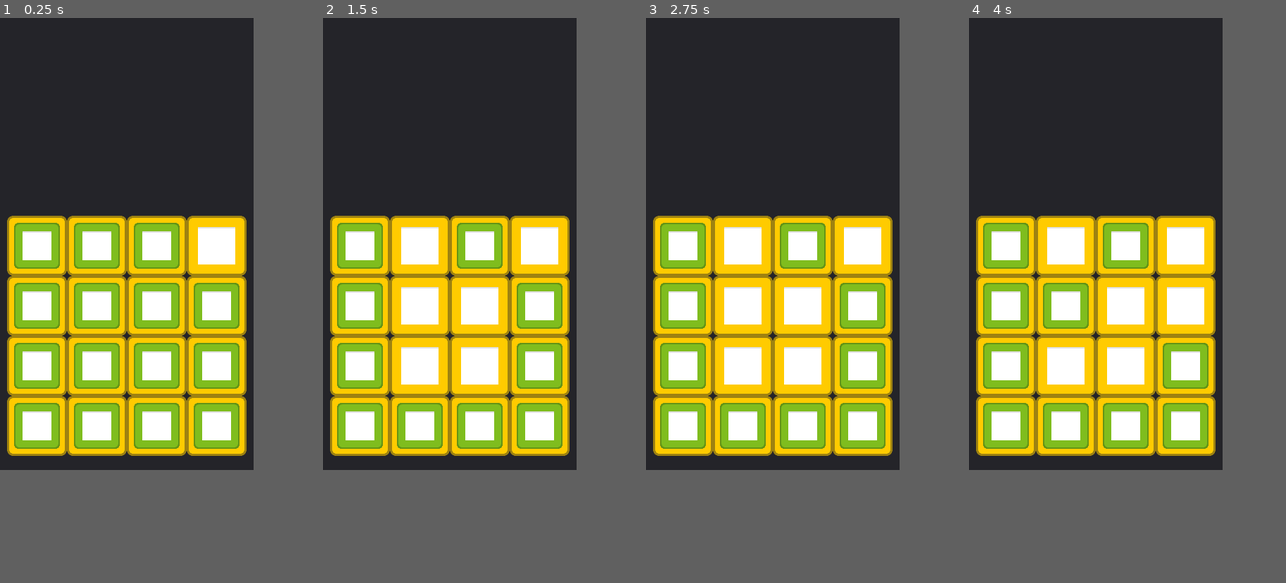
Above: before the commit, frames 1-4 (left to right).
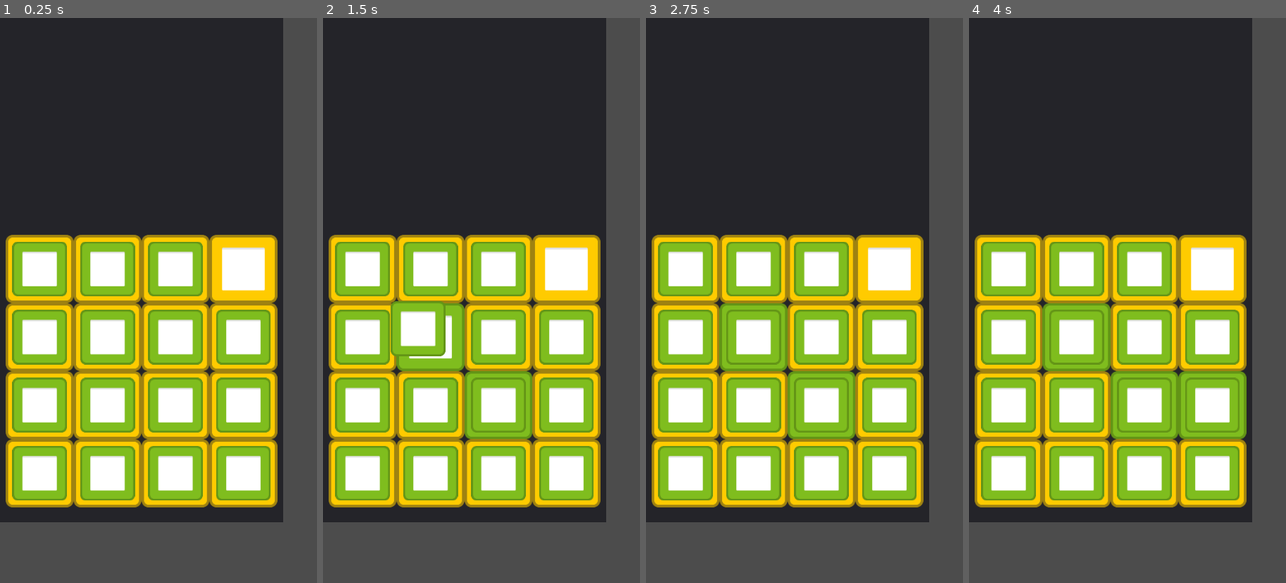
Above: after the commit, the same moments.

Repository: mahe-appkey/appkey_coolLine
Game: Godot game, scene res://tes_2/node/main.tscn
Two runs of this game, one before a commit and one after it. Both use one fixed random seed, a clock stepped at 60 frames per second and the inputs below. The project has no main scene, so this scene is started directly.
Inputs (mouse positions are in pixels of both pictures, inside the frame that each line leads up to):
- Up to frame 1 (0.25 s): no input
- Up to frame 2 (1.5 s): tap Enter at 0.5 s; move the mouse to (449, 334) at 0.52 s; hold Z 0.53-1.28 s; click (449, 334) at 0.67 s; tap Space at 1.25 s; move the mouse to (399, 266) at 1.27 s; tap Z at 1.35 s; click (399, 266) at 1.42 s
- Up to frame 3 (2.75 s): tap Enter at 2 s; move the mouse to (798, 142) at 2.02 s; hold Z from 2.03 s (still down); click (798, 142) at 2.17 s
- Up to frame 4 (4 s): tap Space at 2.75 s; move the mouse to (1083, 334) at 2.77 s; release Z at 2.78 s; tap Z at 2.85 s; click (1083, 334) at 2.92 s; tap Enter at 3.5 s; move the mouse to (1171, 311) at 3.52 s; hold Z from 3.53 s (still down); click (1171, 311) at 3.67 s
In our replay, the window is 360x640 before the commit and 450x800 after it. These sizes can differ from the game's own. Grey fills any space a smaller window leaves; there, only what the larger window draws over its background counts as a difference.

The runs differ from the first frame. In frame 1, 46% of the frame differs, in the area x 0-90%, y 0-90%; in frame 2, 46%; in frame 3, 46%; in frame 4, 46%.

Commit message:
update
- add drag n drop
- change the resolution

Diff:
--- a/project.godot
+++ b/project.godot
@@ -20,8 +20,8 @@
 
 [display]
 
-window/size/width=360
-window/size/height=640
+window/size/width=504
+window/size/height=896
 window/handheld/orientation="portrait"
 window/stretch/mode="2d"
 window/stretch/aspect="keep"
--- a/tes_2/node/main.tscn
+++ b/tes_2/node/main.tscn
@@ -1,25 +1,28 @@
-[gd_scene load_steps=2 format=2]
+[gd_scene load_steps=3 format=2]
 
-[ext_resource path="res://tes_2/script/tile_container.gd" type="Script" id=1]
+[ext_resource path="res://tes_2/script/dynamic_panel.gd" type="Script" id=1]
+[ext_resource path="res://tes_2/script/tile_container.gd" type="Script" id=2]
 
 [node name="Node" type="Node"]
 
 [node name="Panel" type="Panel" parent="."]
 show_behind_parent = true
-margin_right = 360.0
-margin_bottom = 640.0
+grow_horizontal = 0
+grow_vertical = 0
+size_flags_horizontal = 3
+size_flags_vertical = 3
+script = ExtResource( 1 )
 
 [node name="tile_container" type="GridContainer" parent="Panel"]
 anchor_left = 0.5
 anchor_top = 0.5
 anchor_right = 0.5
 anchor_bottom = 0.5
-margin_left = -170.0
-margin_top = -40.0
-margin_right = -170.0
-margin_bottom = -40.0
-rect_clip_content = true
+grow_horizontal = 2
+grow_vertical = 2
+size_flags_horizontal = 3
+size_flags_vertical = 3
 custom_constants/vseparation = 0
 custom_constants/hseparation = 0
 columns = 4
-script = ExtResource( 1 )
+script = ExtResource( 2 )
--- a/tes_2/script/disk_class.gd
+++ b/tes_2/script/disk_class.gd
@@ -9,21 +9,31 @@
 var rot_amount = 45
 var rot_speed = 1
 var rot_time = 3
+var widnhei= ((OS.get_window_size().x)/4)-25
 
 func _init(diskName,diskTexture, diskSlot,diskType):
 	name = diskName
 	self.diskType = diskType
-	texture = diskTexture
+	texture = resize_img(diskTexture,widnhei)
 	self.diskSlot = diskSlot
 
+func resize_img(img_texture,w):
+	var img = img_texture.get_data()
+	img.resize(w,w)
+	var new_tex = ImageTexture.new()
+	new_tex.create_from_image(img)
+	return new_tex
+
 func _ready():
-	var disk_scale = get_parent().get_rect().size/(2*180)
-	self.scale = disk_scale
+#	var disk_scale = get_parent().get_rect().size/(2*180)
+#	self.scale = disk_scale
 	self.set_centered(true)
+	re_position()
+	self.set_rotation(deg2rad(0))
+#	print("sprite texture height: ", self.get_texture().get_height())
+func re_position():
 	self.position.x=get_parent().get_rect().size.x/2
 	self.position.y=get_parent().get_rect().size.y/2
-	self.set_rotation(deg2rad(0))
-
 func rotate_disk():
 	var irot = 0.0
 	if abs(angle_rot) == 360:
@@ -44,15 +54,6 @@
 ##		print("mouse_click")
 #		self.rotate_disk()
 
-func pickDisk():
-	picked = true
-	pass
-
-func putDisk():
-	picked = false
-	pass
-
-
 # Declare member variables here. Examples:
 # var a = 2
 # var b = "text"
--- /dev/null
+++ b/tes_2/script/dynamic_panel.gd
@@ -0,0 +1,22 @@
+extends Panel
+
+# Declare member variables here. Examples:
+# var a = 2
+# var b = "text"
+var panel_x = OS.get_window_size().x
+var panel_y = OS.get_window_size().y
+
+func _init():
+	self.rect_size.x = panel_x
+	self.rect_size.y = panel_y
+	print("panel x: ",panel_x)
+	print("panel y: ",panel_y)
+	print("rect panel x: ",self.rect_size.x)
+	print("rect panel y: ",self.rect_size.y)
+# Called when the node enters the scene tree for the first time.
+func _ready():
+	pass # Replace with function body.
+
+# Called every frame. 'delta' is the elapsed time since the previous frame.
+#func _process(delta):
+#	pass
--- a/tes_2/script/tile_class.gd
+++ b/tes_2/script/tile_class.gd
@@ -4,8 +4,9 @@
 var disk = null
 #var sprite_img_class = preload("res://tes_2/script/tile_sprite.gd")
 var sprite_img_texture = preload("res://tes_2/img/backtile_default2.png")
+var sprite_img_texture_clear = preload("res://tes_2/img/backtile_select2.png")
 # width and height of texture for tile
-var widnhei= ((OS.get_window_size().x)/4)-5
+var widnhei= ((OS.get_window_size().x)/4)-(OS.get_window_size().x/120)
 
 
 func resize_img(img_texture,w):
@@ -14,6 +15,14 @@
 	var new_tex = ImageTexture.new()
 	new_tex.create_from_image(img)
 	return new_tex
+
+func clear_tile():
+	var sprite_img = resize_img(sprite_img_texture_clear,widnhei)
+	self.set_texture(sprite_img)
+
+func reset_tile():
+	var sprite_img = resize_img(sprite_img_texture,widnhei)
+	self.set_texture(sprite_img)
 
 func _init(slotIndex):
 	var sprite_img = resize_img(sprite_img_texture,widnhei)
@@ -26,19 +35,10 @@
 	add_child(newDisk)
 	disk = newDisk
 	disk.diskSlot = self
+	disk.re_position()
 
-func pickDisk():
-	disk.pickDisk()
+func removeDisk():
 	remove_child(disk)
-	get_parent().get_parent().add_child(disk)
-	disk = null
-
-func putDisk(newDisk):
-	disk = newDisk
-	disk.diskSlot = self
-	disk.putDisk()
-	get_parent().get_parent().remove_child(disk)
-	add_child(disk)
 
 # Called when the node enters the scene tree for the first time.
 func _ready():
--- a/tes_2/script/tile_container.gd
+++ b/tes_2/script/tile_container.gd
@@ -2,7 +2,14 @@
 
 var tile_arr = Array()
 var disk_arr = Array()
+var hold_disk = null
+var original_disk_position
+var can_grab
+var grabbed_offset = Vector2()
+var clicked_tile
 var ran_tile
+var empt_tile_index
+var temp_tile_index
 var num_column = 4
 var num_slot = (num_column*num_column)
 const tile_class = preload("res://tes_2/script/tile_class.gd")
@@ -32,13 +39,16 @@
 }
 
 func _init():
+	self.margin_top= (OS.get_window_size().y/2.5)
 	self.set_columns(num_column)
+	self.rect_position.x = 0#(OS.get_window_size().x/5)-(OS.get_window_size().x/5)
 #	self.position(Vector2(10,320))
 # Called when the node enters the scene tree for the first time.
 func _ready():
 	ran_tile = random_arr(num_slot)
+	empt_tile_index = ran_tile
+	generate_disk()
 	generate_tile()
-	generate_disk()
 	add_disk_to_tile(ran_tile)
 	print("Empty Tile no. ",ran_tile)
 	pass
@@ -71,16 +81,46 @@
 func _gui_input(event):
 	if event is InputEventMouseButton and event.button_index == BUTTON_LEFT and event.pressed:
 #		print("mouse_click")
-		var clicked_tile
-		for tile in tile_arr:
-			var tile_mousePos = tile.get_local_mouse_position()
-			var tile_texture = tile.get_texture()
-			var isClicked = tile_mousePos.x >=0 && tile_mousePos.x <= tile_texture.get_width() && \
-			tile_mousePos.y >= 0 && tile_mousePos.y <= tile_texture.get_height()
-			if isClicked and (tile!=tile_arr[ran_tile]):
-				clicked_tile = tile
-				clicked_tile.get_child(0).visible = not clicked_tile.get_child(0).visible
+		for i in range(num_slot):
+			var tile = tile_arr[i]
+			if (tile!=tile_arr[empt_tile_index]):
+				var tile_mousePos = tile.get_local_mouse_position()
+				var disk_texture = tile.get_child(0).get_texture()
+				var isClicked = tile_mousePos.x >=0 && tile_mousePos.x <= disk_texture.get_width() && \
+				tile_mousePos.y >= 0 && tile_mousePos.y <= disk_texture.get_height()
+				if isClicked:
+					temp_tile_index = i
+					clicked_tile = tile
+					original_disk_position = tile.disk.global_position
+	#				clicked_tile.get_child(0).visible = not clicked_tile.get_child(0).visible
+					can_grab = event.pressed
+					grabbed_offset=clicked_tile.get_child(0).position - get_global_mouse_position()
+					clicked_tile.clear_tile()
 
+	if event is InputEventMouseButton and event.button_index == BUTTON_RIGHT and event.pressed:
+		for i in range(num_slot):
+			tile_arr[i].reset_tile()
 # Called every frame. 'delta' is the elapsed time since the previous frame.
 #func _process(delta):
 #	pass
+func _process(delta):
+	if Input.is_mouse_button_pressed(BUTTON_LEFT) and can_grab:
+#		clicked_tile.get_child(0).position = get_global_mouse_position() + grabbed_offset
+		if clicked_tile != null:
+			hold_disk = clicked_tile.disk
+			hold_disk.z_index = 99
+			hold_disk.global_position = get_global_mouse_position()
+	elif hold_disk!=null and clicked_tile != null:
+		var empt_tile_mousePos = tile_arr[empt_tile_index].get_local_mouse_position()
+		var epmt_tile_texture = tile_arr[empt_tile_index].get_texture()
+		var inEmptyTile = (empt_tile_mousePos.x >=0 && empt_tile_mousePos.x <= epmt_tile_texture.get_width() && \
+				empt_tile_mousePos.y >= 0 && empt_tile_mousePos.y <= epmt_tile_texture.get_height())
+		if inEmptyTile:
+			clicked_tile.removeDisk()
+			tile_arr[empt_tile_index].setDisk(hold_disk)
+			empt_tile_index = temp_tile_index
+		else:
+			hold_disk.global_position = original_disk_position
+		hold_disk.z_index = 1
+		hold_disk = null
+		clicked_tile = null
